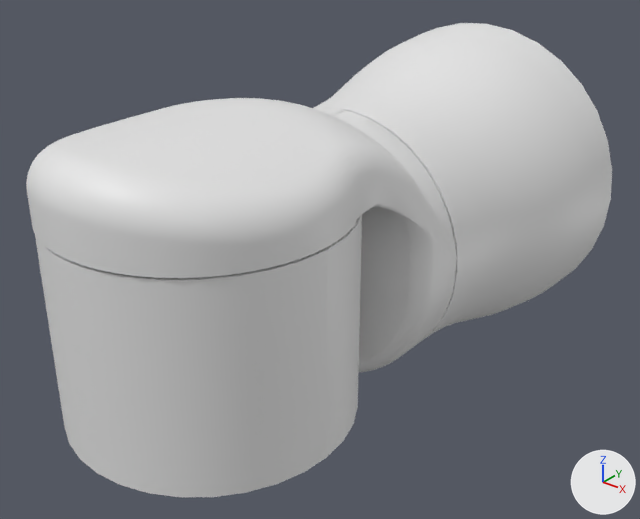
The COLLADA model irc_ros_description/meshes/igus_rebel_6dof_00/Joint4.dae: old version first, new version second.
Camera for both pictures: a 50 mm lens placed at (0.1508, -0.3113, 0.1134), pointed at (-0.0001, -0.1225, -0.0036). The lights are fixed; the arrows at lower right show +X, +Y and +Z. The first picture is the older version. Vertices at exactly the same position are counted once.

The scene before the commit, as lines of its bpy script (objects in view):
```python
me_mesh_1 = bpy.data.meshes.new('Mesh-1')
me_mesh_1.from_pydata(...)  # 7525 vertices, 15094 faces; spans x -0.052..0.052, y -0.21..-0.03, z -0.052..0.052
ob_object_1 = bpy.data.objects.new('Object-1', me_mesh_1)
ob_object_1.location = (0.0, 0.0, 0.0)
```
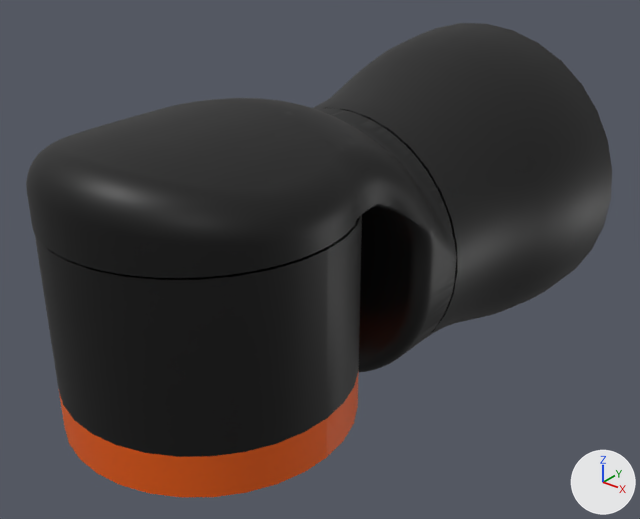
The newer file is also turned or shifted as a whole; pictures and numbers use the older file's frame.

Changed parts and their boxes (x1, y1, x2, y2) in the pictures (640 x 519 px):
part 1 of me_mesh_1, reshaped
    before: (362, 206, 425, 363)
    after: (374, 353, 388, 363)
part 2 of me_mesh_1, deleted
    before: (50, 252, 149, 493)
part 3 of me_mesh_1, recoloured (white to black)
    both: (26, 23, 612, 457)

Patch to the scene script:
```diff
--- a/irc_ros_description/meshes/igus_rebel_6dof_00/Joint4.dae.py
+++ b/irc_ros_description/meshes/igus_rebel_6dof_00/Joint4.dae.py
@@ mat_material_010 @@
+mat_material_010 = principled_material('Material.010')
+mat_material_010.base_color = (0.0, 0.0, 0.0)  # black #000000
@@ mat_material_011 @@
+mat_material_011 = principled_material('Material.011')
+mat_material_011.base_color = (0.799, 0.105, 0.0)  # orange #e75b00
@@ me_mesh_1 @@
 # used by ob_object_1; location = (0.0, 0.0, 0.0)
-me_mesh_1.from_pydata(...)  # 7525 vertices, 15094 faces; spans x -0.052..0.052, y -0.21..-0.03, z -0.052..0.052
+me_mesh_1.from_pydata(...)  # 7458 vertices, 14974 faces; spans x -0.052..0.052, y -0.21..-0.03, z -0.052..0.052
+# me_mesh_1 part 1: 2 vertices moved within x -0.014..0.027, y -0.131..-0.128, z -0.025..0.019; 61 vertices removed from x -0.035..0.039, y -0.14..-0.128, z -0.025..0.029
+# me_mesh_1 part 2: 6 vertices removed from x 0.0..0.008, y -0.21..-0.209, z -0.029..0.029
+# me_mesh_1 part 3: 14513 faces spanning x -0.052..0.052, y -0.21..-0.03, z -0.052..0.052 switch from no material to mat_material_010 (black #000000)
+me_mesh_1.materials.append(mat_material_011)  # orange #e75b00
```
